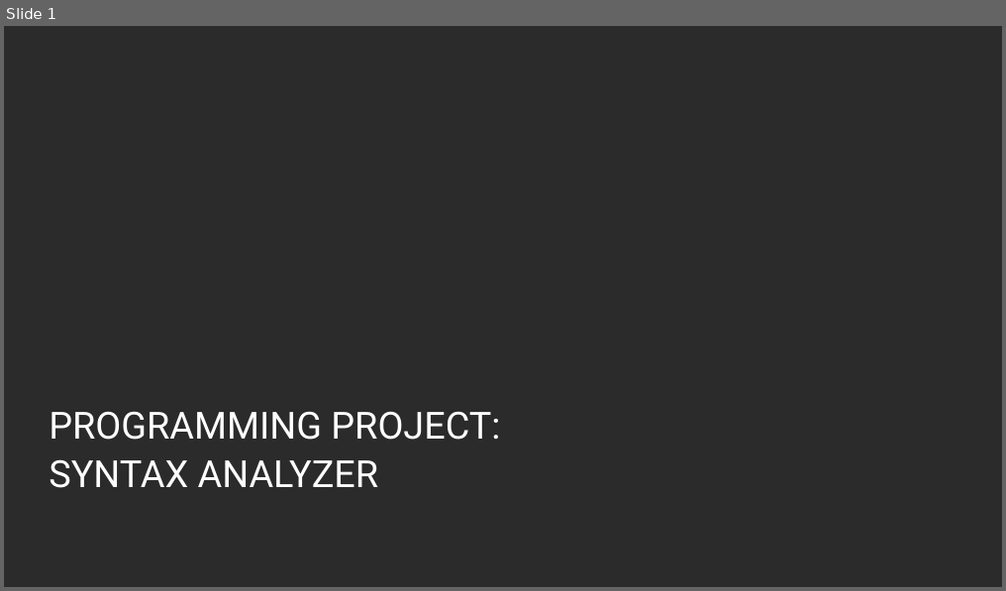
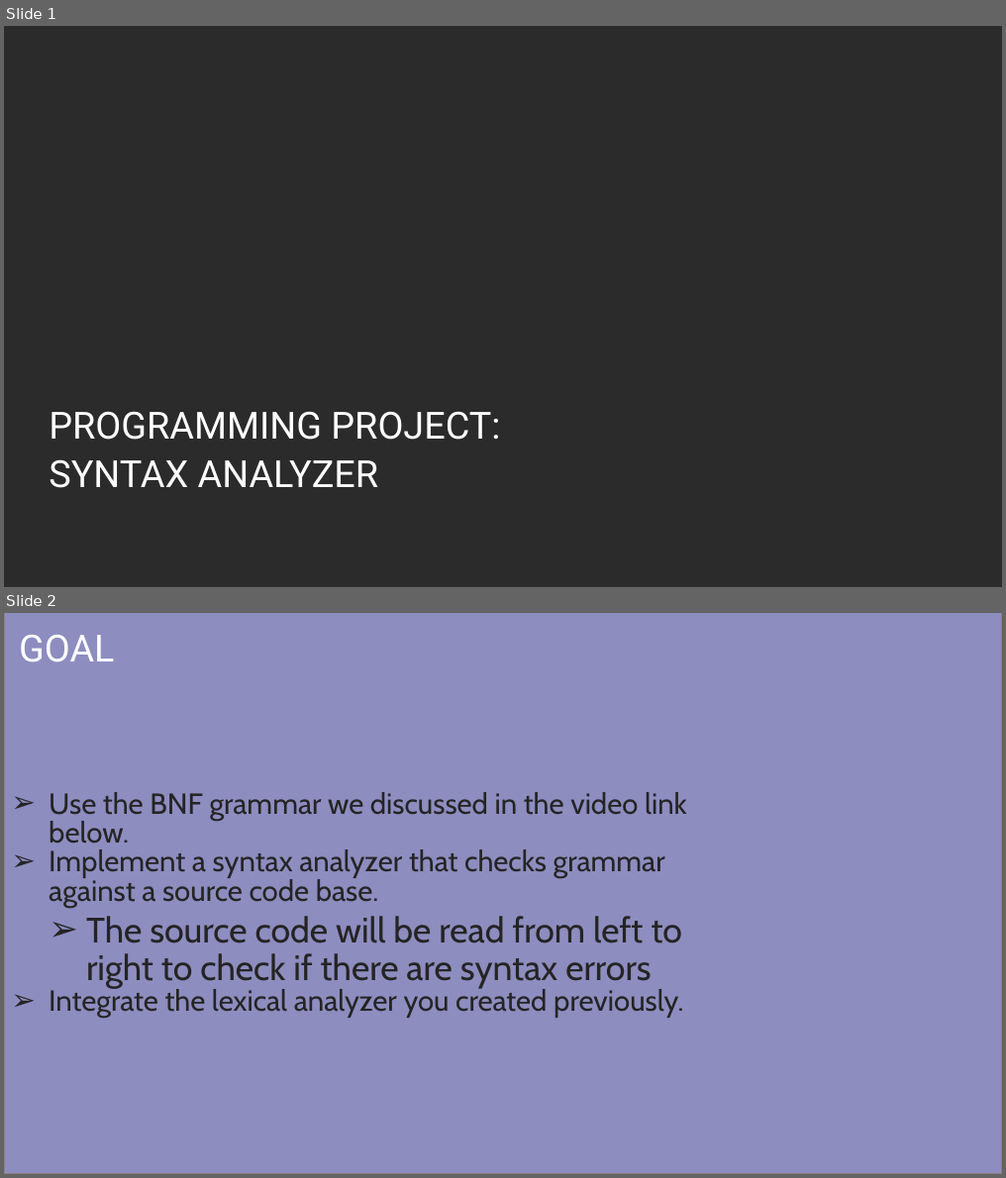
Before and after one commit to cristoph143/Programming-Languages, a slide deck: Programming Project.pptx. Shown one above the other, each under a label of ours: slide 1 before the commit, slides 1 and 2 after it. The pictures are 1006x591 and 1006x1178 pixels, drawn with LibreOffice and Linux fonts; fonts in the diff are those of the drawing; background and template pictures are left out; a plain dark background stands for a picture behind light text. Boxes give left, top, right and bottom in pixels: in the first picture for what was removed or moved away, otherwise in the second. Text is boxed around its words. In the diff, an @@ line names an element or a change of style, - is before the commit and + after.

Commit message:
syntax_finals

```diff
--- a/Programming Project.pptx
+++ b/Programming Project.pptx
@@ slide 2 added at box(4, 613, 1002, 1174), background picture (left out) @@
@@ rectangle added at box(4, 613, 1002, 1174), fill #6768AB at 75% opacity, outline #928082 1 pt @@
@@ title added at box(19, 635, 114, 663), 36 pt, text #FFFFFF @@
+GOAL
@@ text added at box(49, 792, 687, 1019), 28 pt, text #252424 @@
+➢ Use the BNF grammar we discussed in the video link below.
+➢ Implement a syntax analyzer that checks grammar against a source code base.
+  ➢ The source code will be read from left to right to check if there are syntax errors
+➢ Integrate the lexical analyzer you created previously.
```
Also in this commit, not shown: 1 slide changed, 17 other slides added, 2 slides removed, 1 other file.
